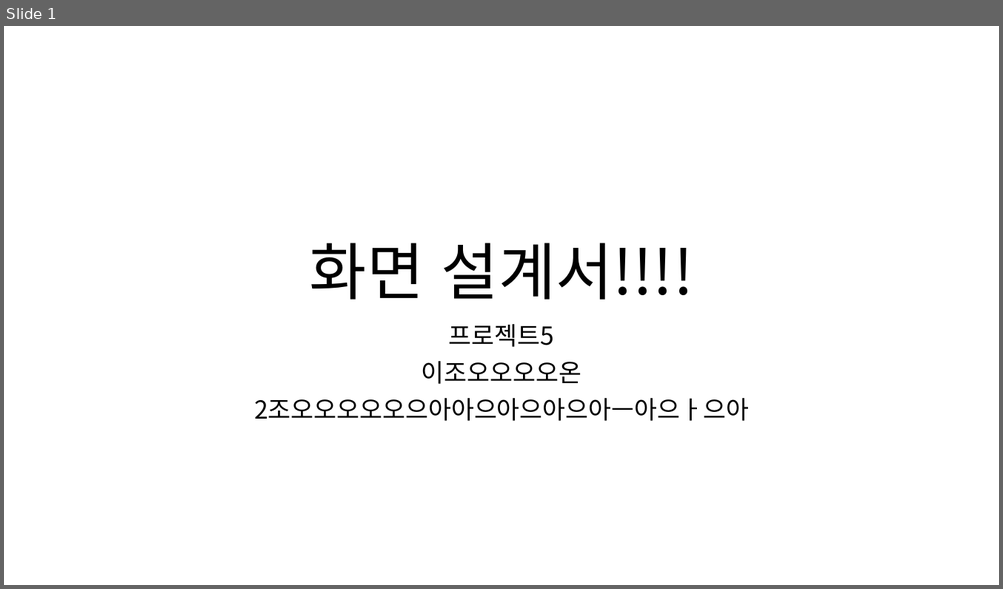
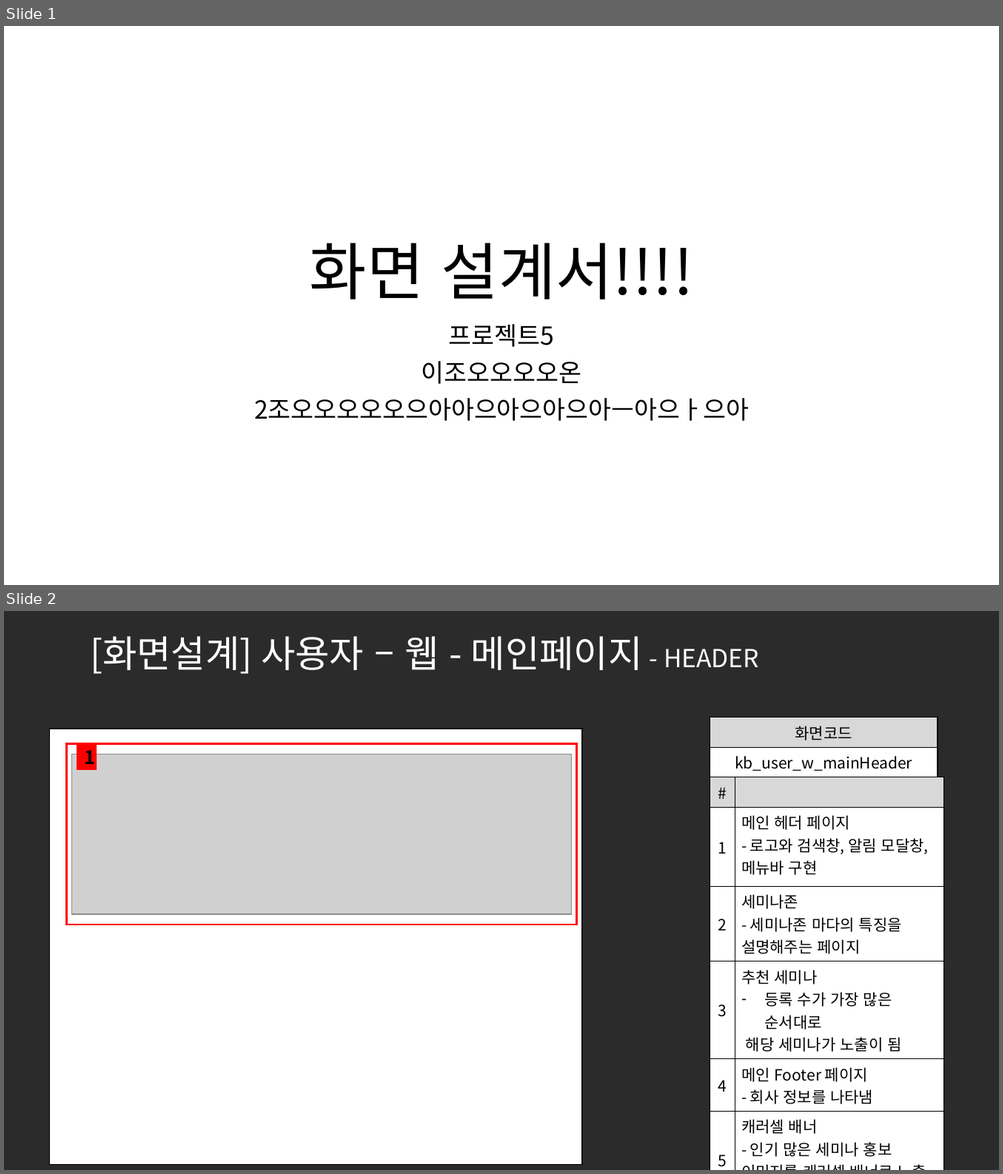
Before and after one commit to ezenteam2/e-Zone, a slide deck: 0 발표용 파워포인트/0424 4차발표/0424 project05 - 파워포인트 - 기범.pptx. Shown one above the other, each under a label of ours: slide 1 before the commit, slides 1 and 2 after it. The pictures are 1003x589 and 1003x1174 pixels, drawn with LibreOffice and Linux fonts; fonts in the diff are those of the drawing; grey boxes stand for pictures; background and template pictures are left out; a plain dark background stands for a picture behind light text. Boxes give left, top, right and bottom in pixels: in the first picture for what was removed or moved away, otherwise in the second. Text is boxed around its words. In the diff, an @@ line names an element or a change of style, - is before the commit and + after.

Commit message:
12345

```diff
--- a/0 발표용 파워포인트/0424 4차발표/0424 project05 - 파워포인트 - 기범.pptx
+++ b/0 발표용 파워포인트/0424 4차발표/0424 project05 - 파워포인트 - 기범.pptx
@@ slide 2 added at bbox=[4, 611, 999, 1170], background picture (left out) @@
@@ title added at bbox=[90, 636, 759, 674], 36 pt, text #FFFFFF @@
+[화면설계] 사용자 – 웹 - 메인페이지 - HEADER
@@ table added at bbox=[710, 718, 937, 774], 2 rows, 1 columns @@
+화면코드
+kb_user_w_mainHeader
@@ rectangle added at bbox=[50, 729, 582, 1165], fill #FFFFFF, outline #000000 1 pt @@
@@ rectangle added at bbox=[67, 743, 577, 924], outline #FF0000 2 pt @@
@@ rectangle added at bbox=[77, 743, 96, 770], fill #FF0000, 18 pt, text #000000, bold @@
+1
@@ picture added at bbox=[72, 755, 571, 914] @@
@@ table added at bbox=[710, 777, 944, 1170], 6 rows, 2 columns @@
+# | 
+1 | 메인 헤더 페이지 / - 로고와 검색창, 알림 모달창, 메뉴바 구현
+2 | 세미나존 / - 세미나존 마다의 특징을 설명해주는 페이지
+3 | 추천 세미나 / 등록 수가 가장 많은 순서대로 / 해당 세미나가 노출이 됨
+4 | 메인 Footer 페이지 / - 회사 정보를 나타냄
+5 | 캐러셀 배너 / - 인기 많은 세미나 홍보 이미지를 캐러셀 배너로 노출 시킴
```
Also in this commit, not shown: 5 other slides added.
